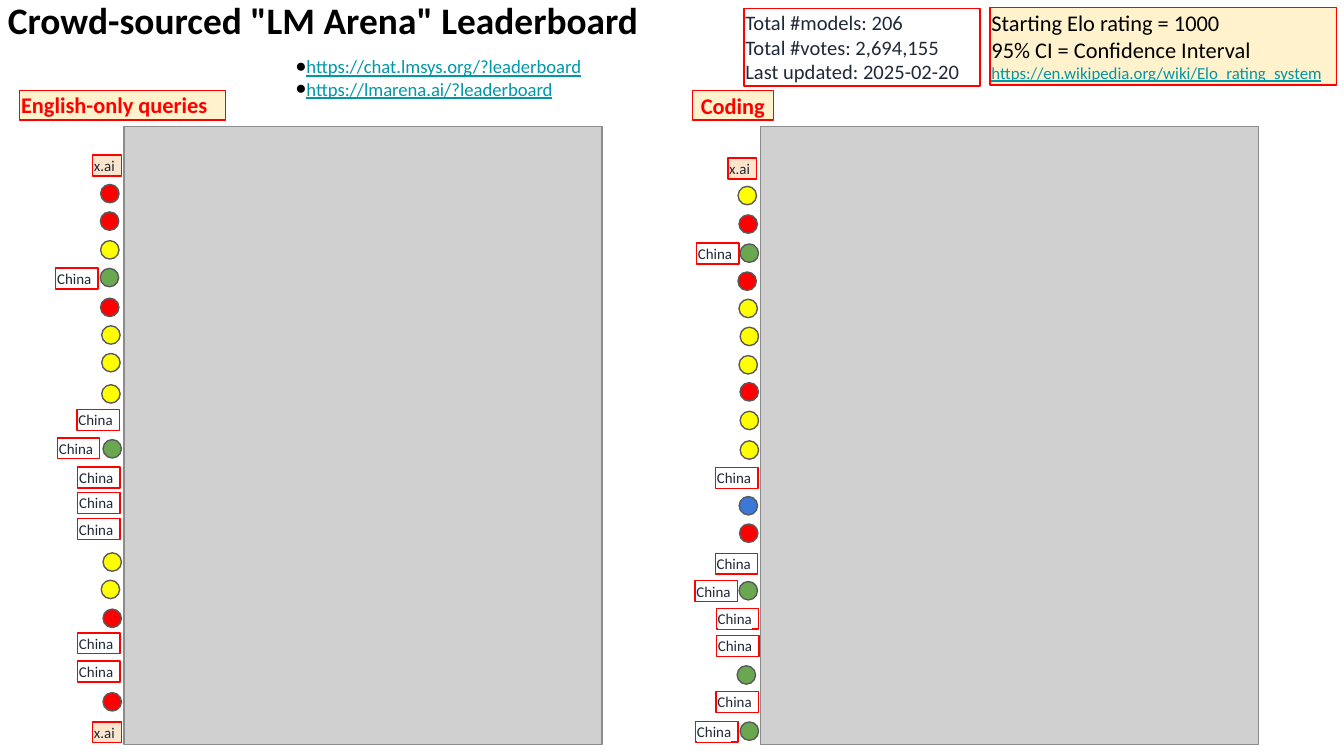
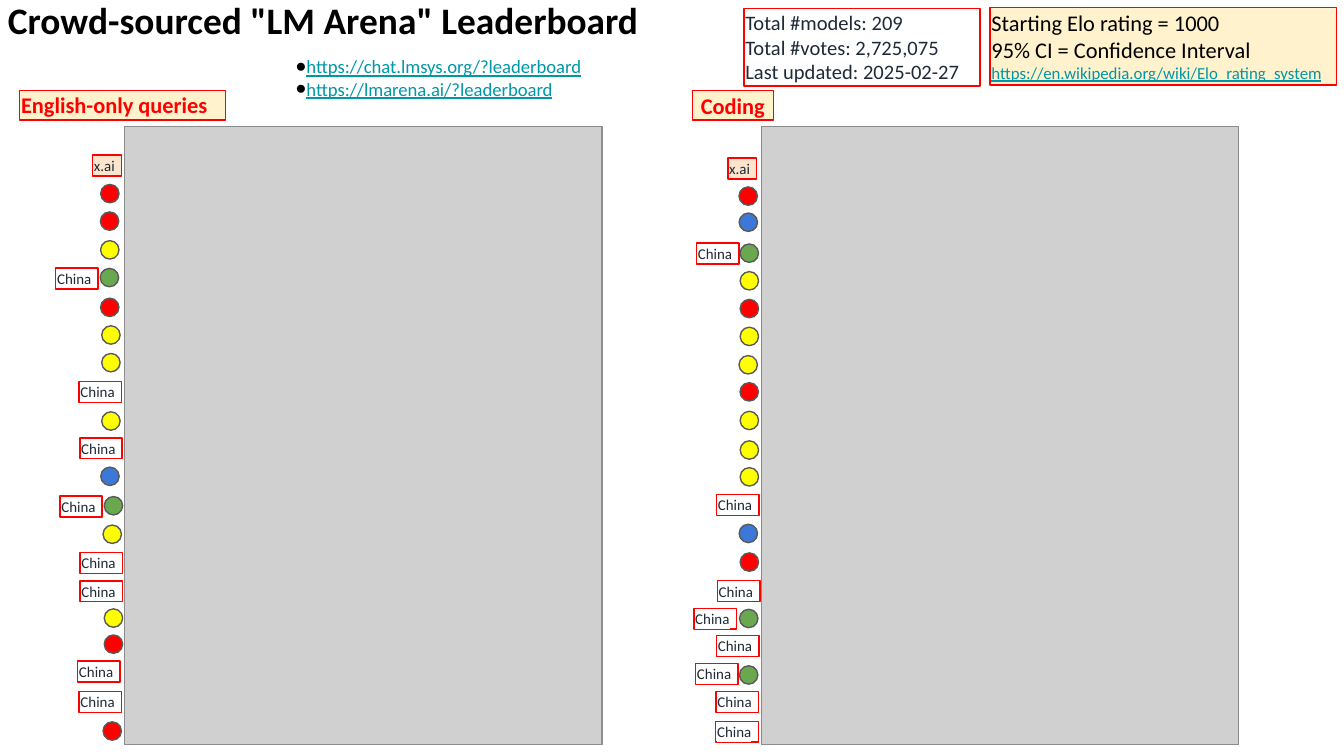
Before and after one commit to lselector/seminar, a slide deck: slide 12 of 2025/2025-02-28-AI-Updates.pptx (slide 11 before the commit). Drawn at 1344x756 pixels with LibreOffice and Linux fonts; fonts in the diff are those of the drawing; grey boxes stand for pictures. Boxes give left, top, right and bottom in pixels: in the first picture for what was removed or moved away, otherwise in the second. Text is boxed around its words. In the diff, an @@ line names an element or a change of style, - is before the commit and + after.

```diff
--- a/2025/2025-02-28-AI-Updates.pptx
+++ b/2025/2025-02-28-AI-Updates.pptx
@@ text in rectangle at [745,15,959,83]: text changed @@
-Total #models: 206
-Total #votes: 2,694,155
-Last updated: 2025-02-20
+Total #models: 209
+Total #votes: 2,725,075
+Last updated: 2025-02-27
@@ picture: place and size @@
-picture at [761,126,1259,745]
+picture at [761,126,1238,745]
@@ 4 ellipses, 1 rectangle: place and size @@
-4 ellipses, 1 rectangle at [102,187,758,628]
+4 ellipses, 1 rectangle at [102,214,759,653]
@@ ellipse at [739,214,758,233]: fill #FFFF00 to #3C78D8 @@
@@ 2 ellipses, 1 rectangle: place and size @@
-2 ellipses, 1 rectangle at [77,215,758,430]
+2 ellipses, 1 rectangle at [79,187,759,402]
@@ ellipse: place and size @@
-ellipse at [738,271,757,290]
+ellipse at [741,300,759,319]
@@ rectangle "China": place and size @@
-rectangle "China" at [58,438,99,458]
+rectangle "China" at [79,438,121,458]
@@ ellipse added at [101,468,120,487], fill #3C78D8, outline #595959 0.75 pt @@
@@ ellipse added at [741,468,759,487], fill #FFFF00, outline #595959 0.75 pt @@
@@ rectangle "China": place and size @@
-rectangle "China" at [78,493,120,513]
+rectangle "China" at [60,496,102,516]
@@ ellipse: place and size @@
-ellipse at [103,439,122,458]
+ellipse at [105,497,124,516]
@@ ellipse: place and size @@
-ellipse at [103,552,122,571]
+ellipse at [103,526,122,544]
@@ rectangle "China": place and size @@
-rectangle "China" at [78,519,121,539]
+rectangle "China" at [81,552,124,573]
@@ rectangle "China": place and size @@
-rectangle "China" at [78,633,121,653]
+rectangle "China" at [81,581,122,601]
@@ rectangle "China": place and size @@
-rectangle "China" at [695,581,738,601]
+rectangle "China" at [718,581,761,601]
@@ ellipse: place and size @@
-ellipse at [101,581,120,599]
+ellipse at [105,609,124,628]
@@ rectangle "China": place and size @@
-rectangle "China" at [716,609,759,629]
+rectangle "China" at [694,609,737,629]
@@ rectangle "China": place and size @@
-rectangle "China" at [715,554,758,574]
+rectangle "China" at [696,664,739,684]
@@ rectangle "China": place and size @@
-rectangle "China" at [78,468,120,488]
+rectangle "China" at [79,692,122,712]
@@ rectangle removed at [93,722,121,742] @@
-x.ai
@@ 3 ellipses: place and size @@
-3 ellipses at [103,496,758,711]
+3 ellipses at [103,524,759,741]
@@ rectangle "China": place and size @@
-rectangle "China" at [696,722,739,742]
+rectangle "China" at [716,722,759,742]
@@ ellipse removed at [741,722,759,741] @@
```
Also in this commit, not shown: 4 other slides changed, 3 slides added, 1 slide removed.
